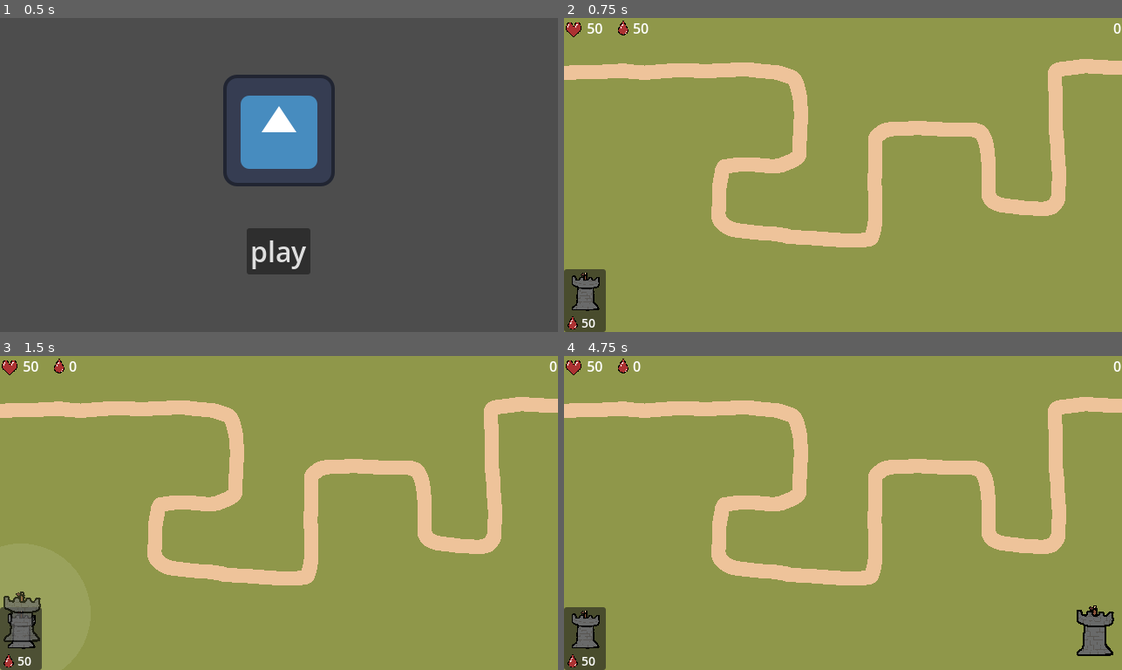
Above: before the commit, frames 1-4 (two rows, left to right).
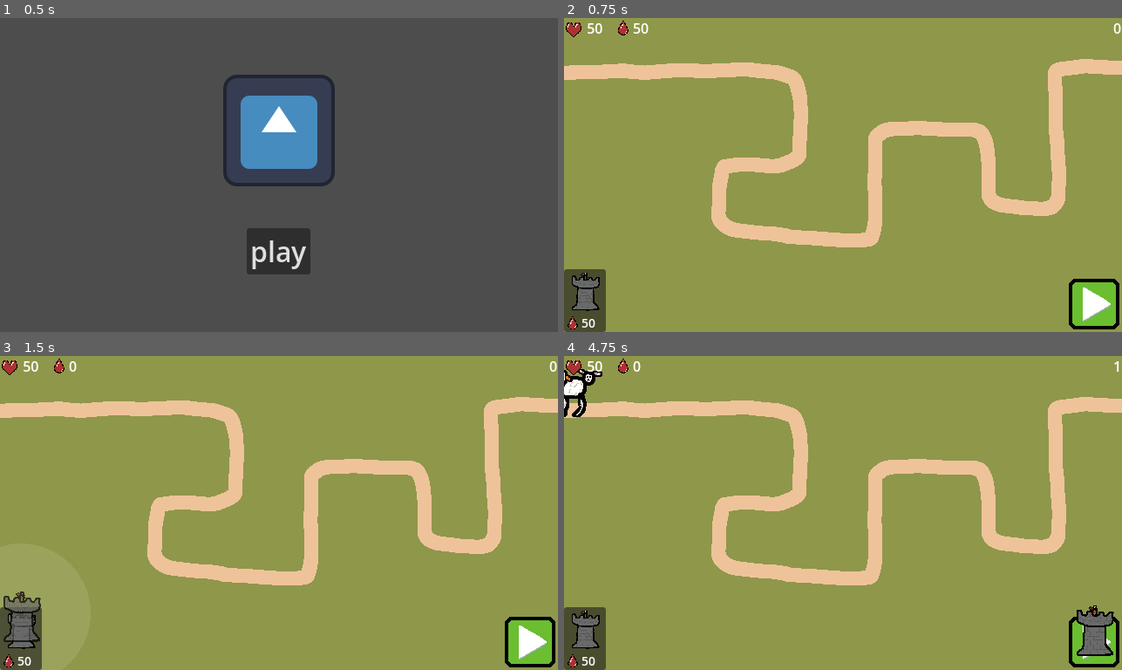
Above: after the commit, the same moments.

Repository: nieboczek/godot-brackeys-2026-1
Game: Godot game, scene res://scenes/main.tscn
Same seed, same stepped clock (60 frames per second), same inputs: the game is played once before the commit and once after it. The engine's default icon, where the game draws it, is replaced by a stand-in: a white triangle on a blue panel in a dark square.
Inputs (mouse positions are in pixels of both pictures, inside the frame that each line leads up to):
- Up to frame 1 (0.5 s): no input
- Up to frame 2 (0.75 s): click "play" at 0.5 s
- Up to frame 3 (1.5 s): click (22, 629) at 1.25 s
- Up to frame 4 (4.75 s): click (1094, 641) at 2.02 s; click (1094, 641) at 2.77 s; click (1094, 641) at 3.52 s; tap Enter at 4.25 s; move the mouse to (965, 497) at 4.27 s; press the mouse at (965, 497) at 4.28 s

Frame 1 is identical in both runs. In frame 2, 1.4% of the frame differs, in the area x 90-100%, y 83-100%; in frame 3, 1.4%; in frame 4, 1.4%.

Commit message:
add half-working start round button

Diff:
--- a/scenes/game.tscn
+++ b/scenes/game.tscn
@@ -7,6 +7,7 @@
 [ext_resource type="PackedScene" uid="uid://3qb04ojt8bua" path="res://scenes/tower_panel.tscn" id="4_iywne"]
 [ext_resource type="PackedScene" uid="uid://bpplrurdo2ijl" path="res://scenes/tower.tscn" id="4_lbhrr"]
 [ext_resource type="Texture2D" uid="uid://y3nllloc1fa1" path="res://assets/basic_tower.png" id="5_p57ef"]
+[ext_resource type="Texture2D" uid="uid://b0gy2lj65rvhg" path="res://assets/button/play.png" id="8_gee14"]
 
 [sub_resource type="Curve2D" id="Curve2D_lbhrr"]
 _data = {
@@ -38,6 +39,14 @@
 offset_bottom = 180.0
 theme = ExtResource("3_u5sy4")
 script = ExtResource("3_lbhrr")
+
+[node name="Raycast" type="RayCast2D" parent="Camera/UI" unique_id=997931772]
+position = Vector2(320, 180)
+target_position = Vector2(0, 0)
+collision_mask = 4
+hit_from_inside = true
+collide_with_areas = true
+collide_with_bodies = false
 
 [node name="HPLabel" type="RichTextLabel" parent="Camera/UI" unique_id=1952117363]
 custom_minimum_size = Vector2(240, 24)
@@ -73,12 +82,19 @@
 tower_scene = ExtResource("4_lbhrr")
 cost = 50
 
-[node name="Raycast" type="RayCast2D" parent="Camera/UI" unique_id=997931772]
-position = Vector2(320, 180)
-target_position = Vector2(0, 0)
-collision_mask = 4
-hit_from_inside = true
-collide_with_areas = true
-collide_with_bodies = false
+[node name="RoundButton" type="TextureButton" parent="Camera/UI" unique_id=1549761248]
+layout_mode = 1
+anchors_preset = 3
+anchor_left = 1.0
+anchor_top = 1.0
+anchor_right = 1.0
+anchor_bottom = 1.0
+offset_left = -40.0
+offset_top = -40.0
+grow_horizontal = 0
+grow_vertical = 0
+texture_normal = ExtResource("8_gee14")
 
 [node name="Towers" type="Node" parent="." unique_id=1082183749]
+
+[connection signal="pressed" from="Camera/UI/RoundButton" to="Camera/UI" method="_on_round_button_pressed"]
--- a/scripts/manager.gd
+++ b/scripts/manager.gd
@@ -39,6 +39,7 @@
 signal new_round(n: int)
 
 var current_round: Array[SpawnInfo]
+var round_stopped: bool = true
 var round_num: int = 0
 var round_timer: float = 0.0
 var health: int = 50:
@@ -69,24 +70,32 @@
 
 
 func start_round() -> void:
+	if round_num >= ROUNDS.size():
+		Log.err("No more rounds found, looping back to round 0")
+		round_num = 0
+
 	Log.main("Started round ", round_num)
 	current_round = []
 	for string in ROUNDS[round_num]:
 		current_round.append(SpawnInfo.of(string))
 
+	round_stopped = false
 	round_num += 1
 	new_round.emit(round_num)
 
 
 func _process(delta: float) -> void:
 	round_timer += delta
-	if !current_round.is_empty() and current_round[0].time <= round_timer:
+	if not current_round.is_empty() and current_round[0].time <= round_timer:
 		var enemy = current_round.pop_front()
 
 		var instance := preload("res://scenes/enemy.tscn").instantiate()
 		instance.res = ENEMY_MAP[enemy.enemy]
 
 		Game.instance.path.add_child(instance)
+
+	if not round_stopped and Game.instance.path.get_children().is_empty():
+		round_stopped = true
 
 
 class SpawnInfo:
--- a/scripts/ui.gd
+++ b/scripts/ui.gd
@@ -93,3 +93,7 @@
 
 func _new_round(n: int) -> void:
 	round_label.text = str(n)
+
+func _on_round_button_pressed() -> void:
+	if Manager.round_stopped:
+		Manager.start_round()
Binary file added: assets/button/ffwd.png
Not shown, added: assets/button/ffwd.png.import
Binary file added: assets/button/ffwd_active.png
Not shown, added: assets/button/ffwd_active.png.import
Binary file added: assets/button/play.png
Not shown, added: assets/button/play.png.import
